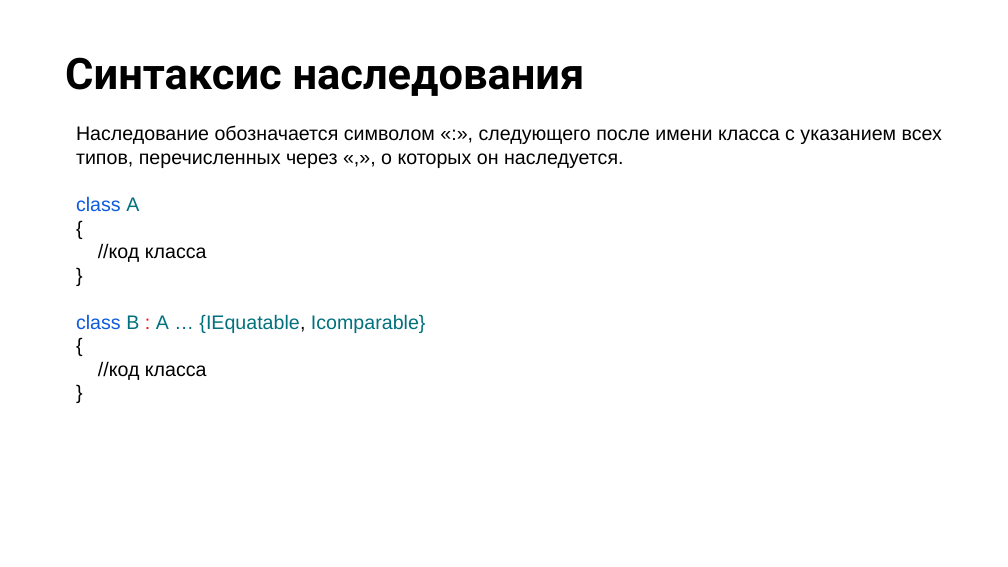
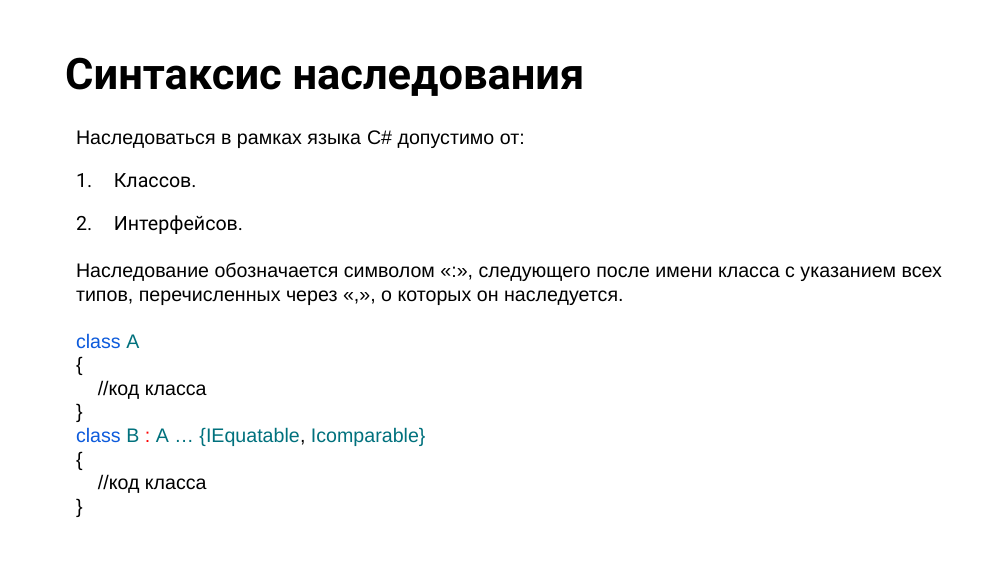
Before and after one commit to NilovPavel/OOP, a slide deck: slide 11 of ООП.pptx. Drawn at 1008x567 pixels with LibreOffice and Linux fonts; fonts in the diff are those of the drawing; background and template pictures are left out. Boxes give left, top, right and bottom in pixels: in the first picture for what was removed or moved away, otherwise in the second. Text is boxed around its words. In the diff, an @@ line names an element or a change of style, - is before the commit and + after.

Commit message:
Добавление классов для демонстрации того, что такое наследование.

```diff
--- a/ООП.pptx
+++ b/ООП.pptx
@@ text at (76,130,525,234): paragraphs added @@
+Наследоваться в рамках языка C# допустимо от:
+1. Классов.
+2. Интерфейсов.
```
Also in this commit, not shown: 1 other slide changed, 6 other files.
